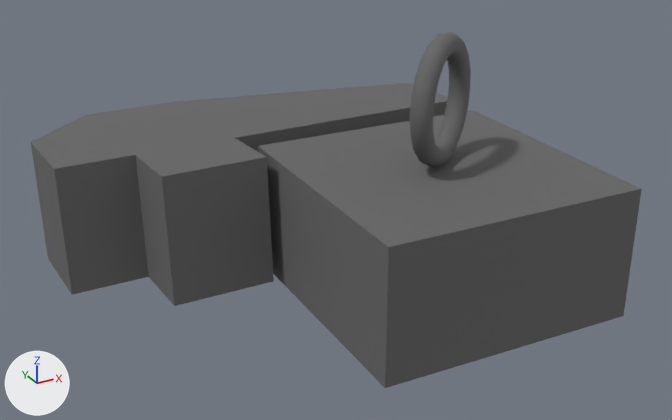
Two versions of the COLLADA model resources/models/anim1.dae, one commit apart.
Both versions are drawn from a camera (50 mm lens) standing at (-0.0112, -0.0341, 0.0172) and looking at (0.0046, -0.0054, 0.0029). The lights are fixed; the arrows at lower left show +X, +Y and +Z.
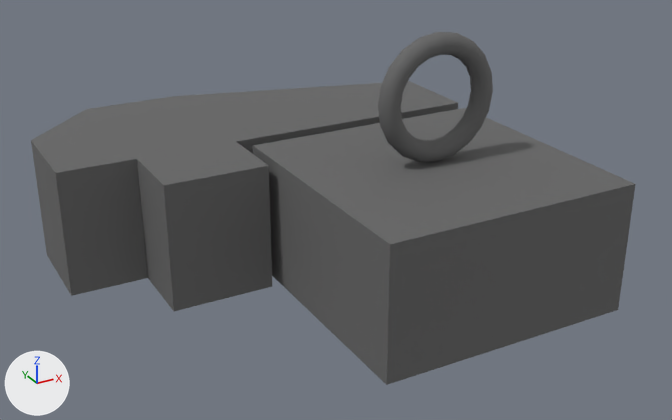
Changed parts and their boxes [x1, y1, x2, y2] in the pictures (672 x 420 px):
'pCube1', moved, turned
    before: [258, 110, 642, 388]
    after: [253, 108, 636, 385]
'pPlane1', moved, turned
    before: [31, 83, 448, 306]
    after: [31, 81, 458, 311]
'pTorus1', moved, turned
    before: [410, 32, 471, 167]
    after: [378, 32, 493, 162]

Diff of the bpy script that builds the scene:
```diff
--- a/resources/models/anim1.dae.py
+++ b/resources/models/anim1.dae.py
@@ ob_pplane1 @@
 ob_pplane1 = bpy.data.objects.new('pPlane1', me_pplaneshape1)
-ob_pplane1.location = (0.0, -0.00014, 0.0)
-ob_pplane1.rotation_euler = (-0.0571, 0.0, 0.0)  # degrees (-3.3, 0, 0)
+ob_pplane1.location = (0.0, 0.0, 0.0)
@@ ob_pcube1 @@
 ob_pcube1 = bpy.data.objects.new('pCube1', me_pcubeshape1)
-ob_pcube1.location = (0.00735, -0.00811, 0.00254)
-ob_pcube1.rotation_euler = (0.0, 0.0, 1.542)  # degrees (0, 0, 88)
+ob_pcube1.location = (0.00735, -0.00783, 0.00254)
+ob_pcube1.rotation_euler = (0.0, 0.0, 1.571)  # degrees (0, 0, 90)
@@ ob_ptorus1 @@
 ob_ptorus1.location = (0.000195, -0.000122, 0.00491)
-ob_ptorus1.rotation_euler = (1.571, 0.0, 2.221)  # degrees (90, 0, 127)
+ob_ptorus1.rotation_euler = (1.571, 0.0, 1.571)  # degrees (90, 0, 90)
```
